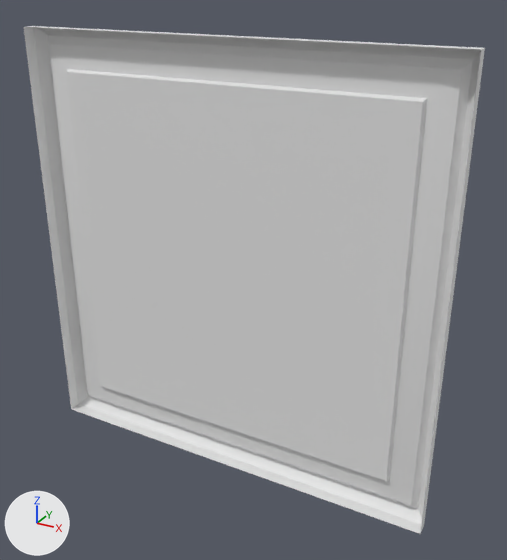
The FBX model _ART/Models/Props/SM_Painting03.fbx, before and after one commit.
The view is the same before and after, from a 50 mm lens placed at (0.355, -0.576, 0.288), pointed at (0.032, 0.011, -0.005). The lights are fixed; the arrows at lower left show +X, +Y and +Z. Where no turn or scale is listed for an object, it has been applied to the vertices.

The first picture shows 'SM_Painting03'.
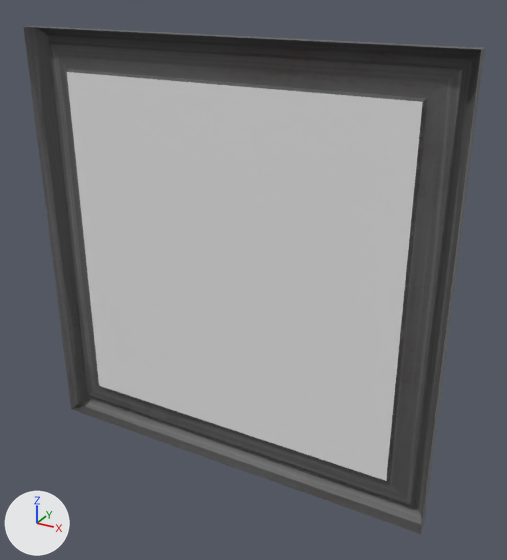
Pixel boxes (x1, y1, x2, y2) of what changed, in the pictures (507 x 560 px):
'SM_Painting03', surface changed
    both: (24, 26, 485, 534)

The change, as a list of edits to the scene's bpy script:
```text
Add img_t_finewood_d_jpg:
    img_t_finewood_d_jpg = load_image('T_FineWood_D.jpg', '../../Textures/T_FineWood/T_FineWood_D.png', 2048, 2048, 'sRGB')
Change mat_cadre:
    remove mat_cadre.base_color = (0.8, 0.8, 0.8)  # white #e7e7e7
    add mat_cadre.texture = img_t_finewood_d_jpg
```
